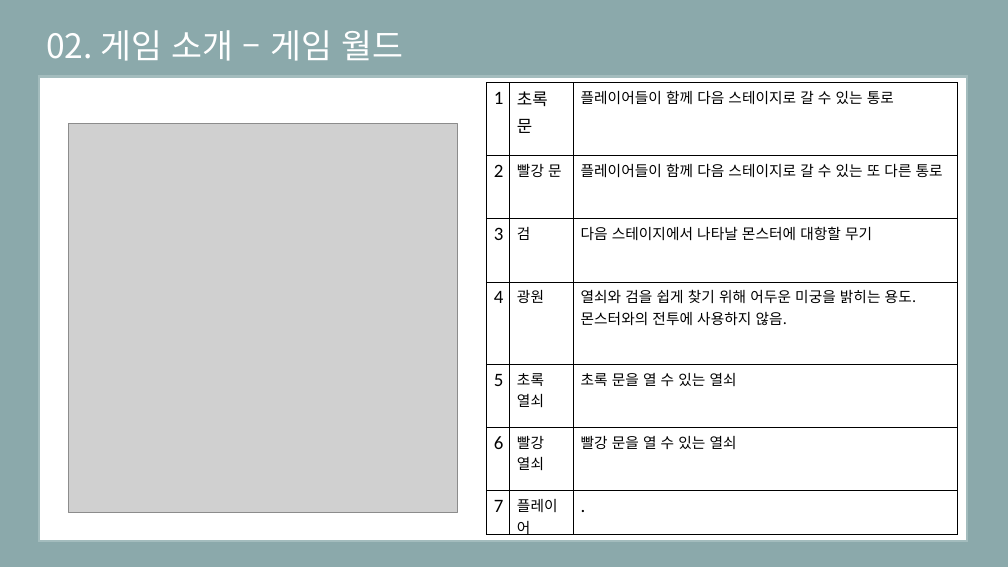
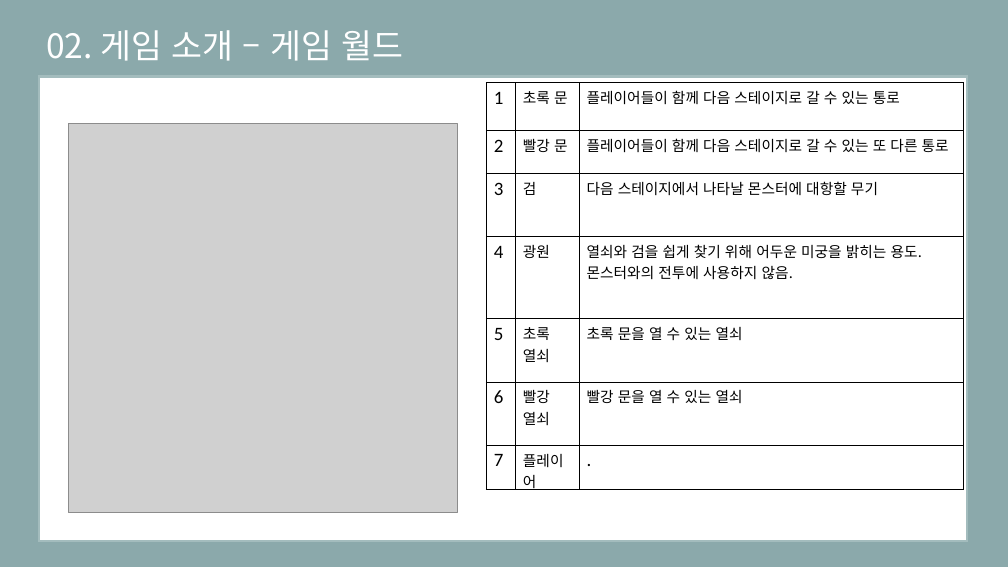
Before and after one commit to eunjiyun/Graduation_Work, a slide deck: slide 9 of Game_Design/2019184003 김 선아 장르 제안서.pptx (slide 8 before the commit). Drawn at 1008x567 pixels with LibreOffice and Linux fonts; fonts in the diff are those of the drawing; grey boxes stand for pictures. Boxes give left, top, right and bottom in pixels: in the first picture for what was removed or moved away, otherwise in the second. Text is boxed around its words. In the diff, an @@ line names an element or a change of style, - is before the commit and + after.

```diff
--- a/Game_Design/2019184003 김 선아 장르 제안서.pptx
+++ b/Game_Design/2019184003 김 선아 장르 제안서.pptx
@@ table at (486,82,963,525) @@
@@ size 16 to 14 pt in "초록 문" @@
@@ table: place and size @@
-table at (486,82,957,539)
+table at (486,82,963,525)
```
Also in this commit, not shown: 1 other slide changed.
